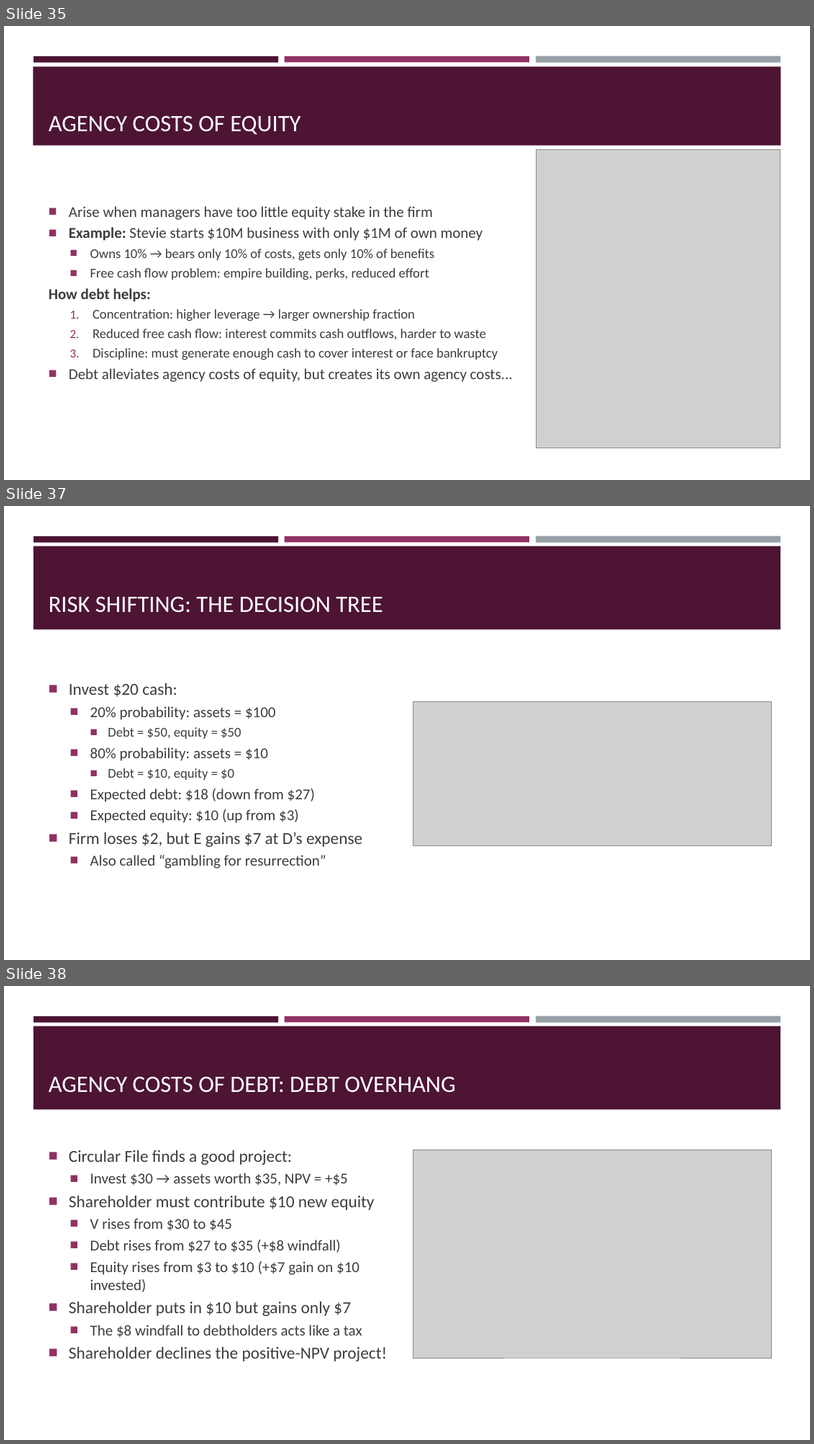
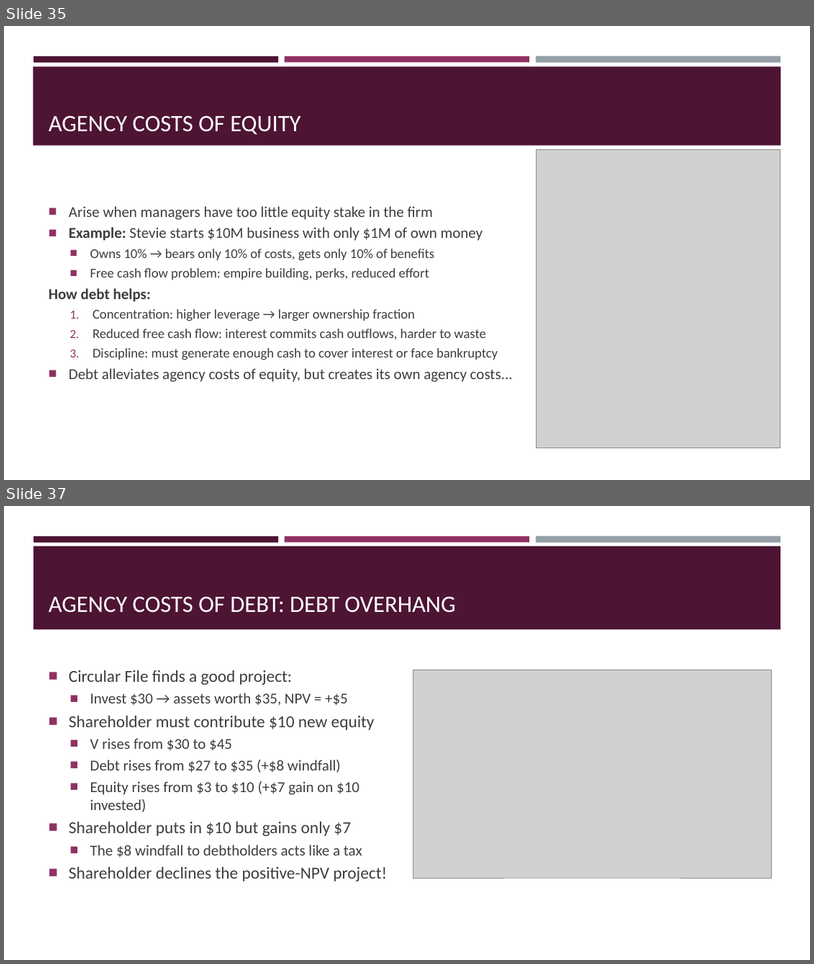
Before and after one commit to kennethkhoocy/teaching, a slide deck: CorpFin/9. Capital Structures and MM.pptx. Shown one above the other, each under a label of ours: slides 35, 37 and 38 before the commit, slides 35 and 37 after it; the slides between them are not shown. The pictures are 814x1444 and 814x964 pixels, drawn with LibreOffice and Linux fonts; fonts in the diff are those of the drawing; grey boxes stand for pictures. Boxes give left, top, right and bottom in pixels: in the first picture for what was removed or moved away, otherwise in the second. Text is boxed around its words. In the diff, an @@ line names an element or a change of style, - is before the commit and + after.

```diff
--- a/CorpFin/9. Capital Structures and MM.pptx
+++ b/CorpFin/9. Capital Structures and MM.pptx
@@ slide 37 removed at [4, 506, 810, 960], background #FFFFFF; not listed: 4 template elements that a slide beside it also shows @@
@@ title removed at [49, 596, 383, 613] @@
-RISK SHIFTING: THE DECISION TREE
@@ text removed at [69, 683, 363, 868] @@
-■ Invest $20 cash:
-  ■ 20% probability: assets = $100
-    ■ Debt = $50, equity = $50
-  ■ 80% probability: assets = $10
-    ■ Debt = $10, equity = $0
-  ■ Expected debt: $18 (down from $27)
-  ■ Expected equity: $10 (up from $3)
-■ Firm loses $2, but E gains $7 at D’s expense
-  ■ Also called “gambling for resurrection”
@@ picture removed at [414, 701, 772, 845] @@
@@ what was slide 38 is now slide 37 @@
```
Also in this commit, not shown: 1 slide changed, 1 other file.
